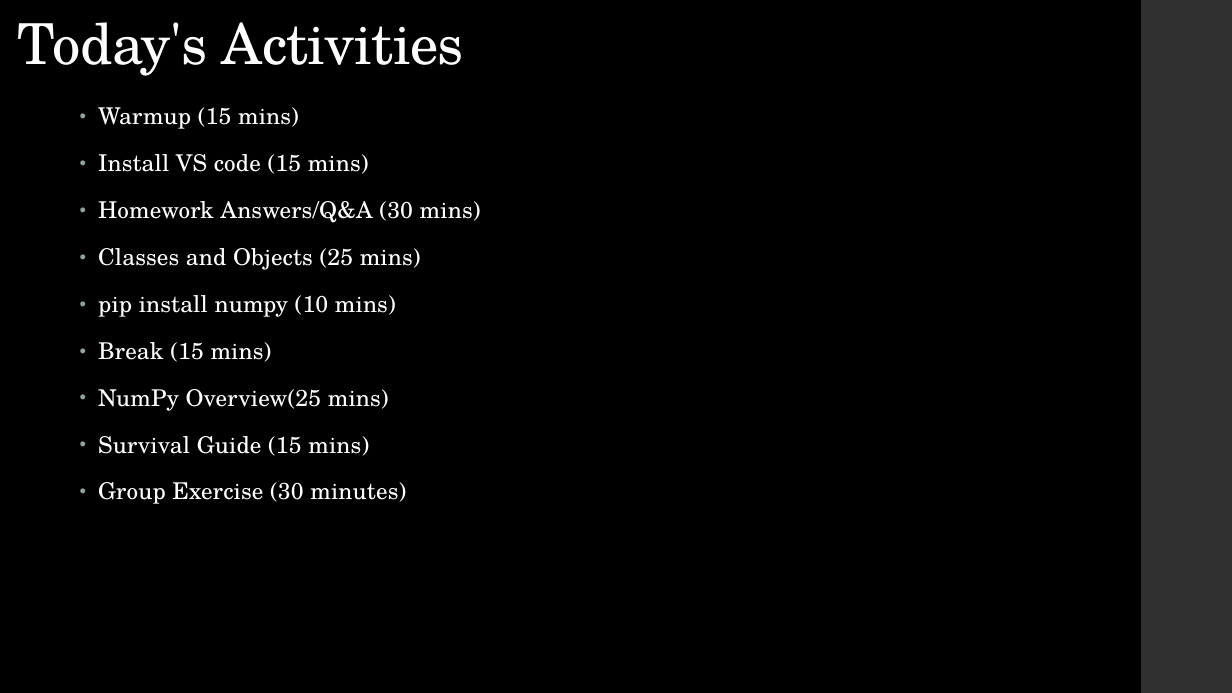
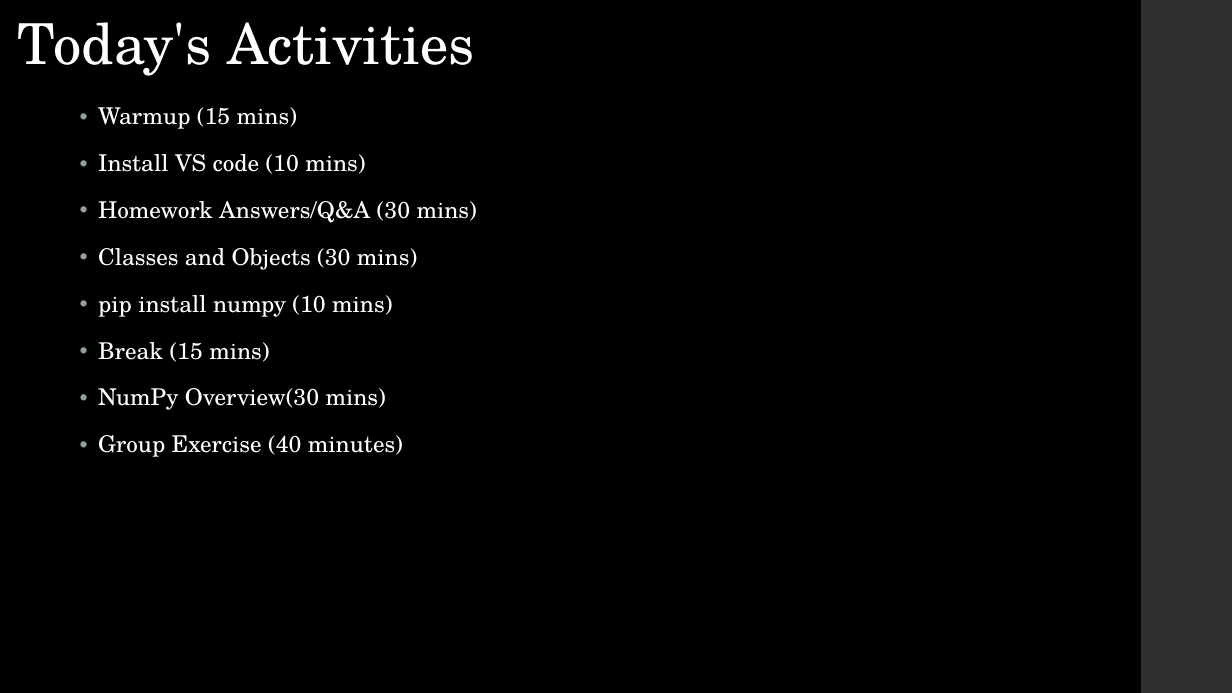
Before and after one commit to LaunchCoderGirlSTL/Data-Science-Assignments, a slide deck: slide 3 of course_material/week_03/week_03_presentation.pptx. Drawn at 1232x693 pixels with LibreOffice and Linux fonts; fonts in the diff are those of the drawing. Boxes give left, top, right and bottom in pixels: in the first picture for what was removed or moved away, otherwise in the second. Text is boxed around its words. In the diff, an @@ line names an element or a change of style, - is before the commit and + after.

```diff
--- a/course_material/week_03/week_03_presentation.pptx
+++ b/course_material/week_03/week_03_presentation.pptx
@@ title "Today's Activities" at bbox=[17, 22, 475, 76]: letter spacing -0.5 to 0 pt @@
@@ text at bbox=[98, 107, 477, 362]: letter spacing 0.1 to 0 pt in "Warmup (15 mins)", "Homework Answers/Q&A (30 mins)", "pip install numpy (10 mins)", "Break (15 mins)"; less space between paragraphs @@
@@ text at bbox=[98, 154, 365, 174]: text changed @@
-• Install VS code (15 mins)
+• Install VS code (10 mins)
@@ text at bbox=[98, 248, 417, 270]: text changed @@
-• Classes and Objects (25 mins)
+• Classes and Objects (30 mins)
@@ text at bbox=[98, 388, 403, 457]: text changed @@
-• NumPy Overview(25 mins)
-• Survival Guide (15 mins)
-• Group Exercise (30 minutes)
+• NumPy Overview(30 mins)
+• Group Exercise (40 minutes)
```
Also in this commit, not shown: 19 other slides changed, 1 slide removed, 2 other files.
